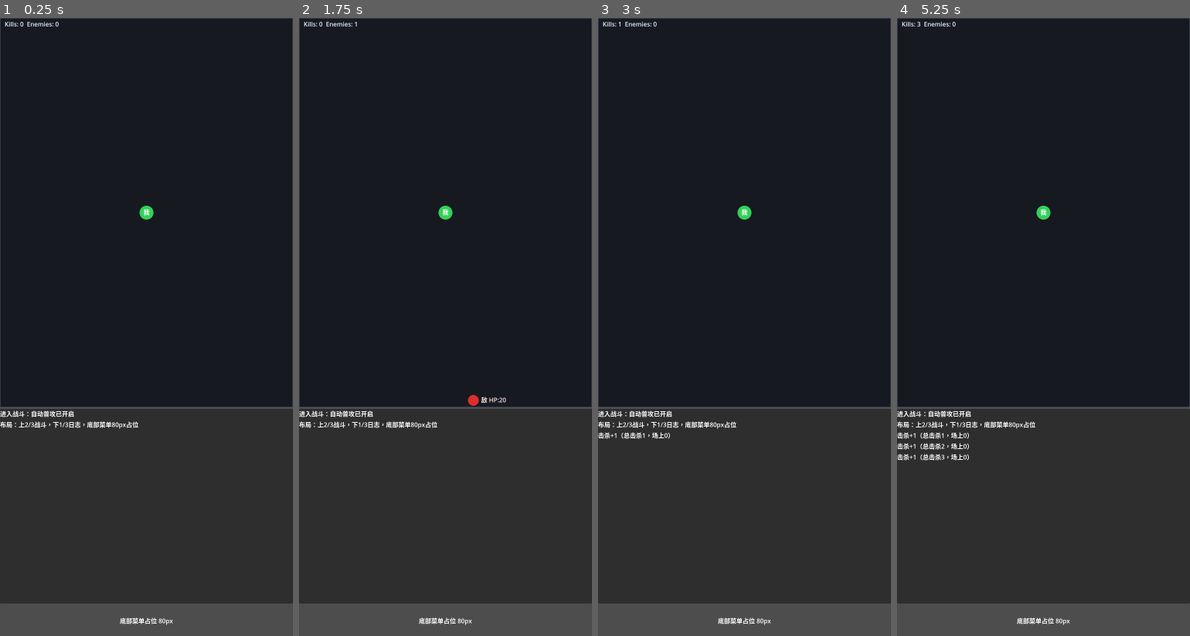
Above: before the commit, frames 1-4 (left to right).
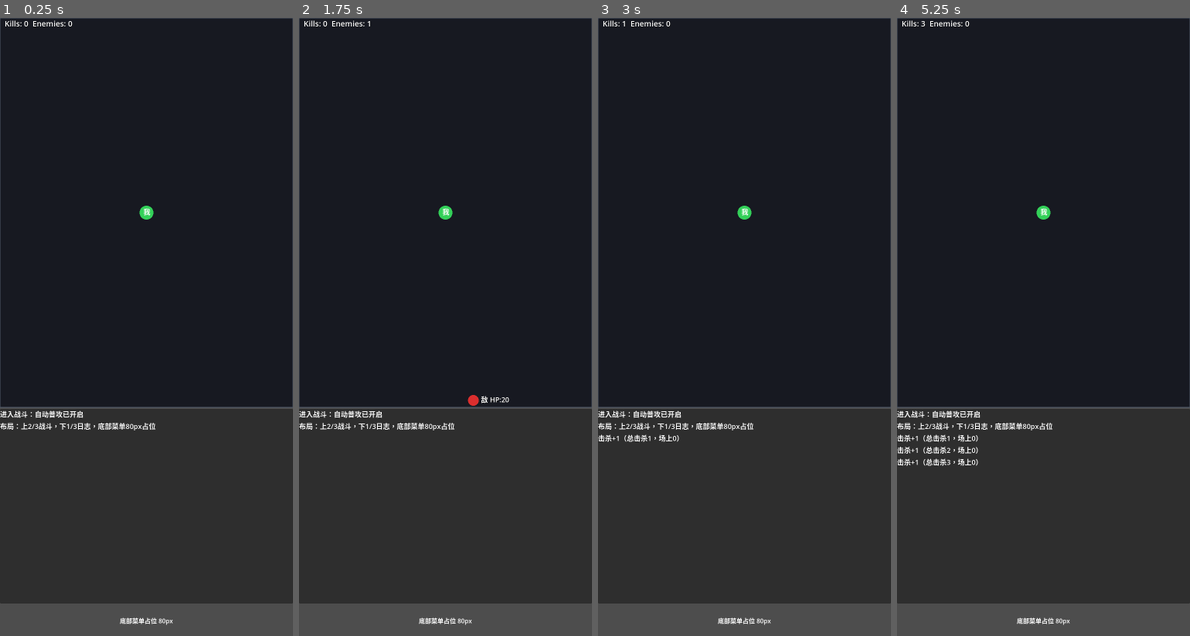
Above: after the commit, the same moments.

Repository: eat-chestnut/shanhaiidle
Game: Godot game, scene res://ui/pages/PageBattle.tscn
Two runs of this game, one before a commit and one after it. Both use one fixed random seed, a clock stepped at 60 frames per second and the inputs below.
Inputs:
- Up to frame 1 (0.25 s): no input
- Up to frame 2 (1.75 s): tap Enter at 0.5 s; tap Space at 1.25 s
- Up to frame 3 (3 s): tap Enter at 2 s; tap Space at 2.75 s
- Up to frame 4 (5.25 s): tap Enter at 4.25 s; tap Space at 5 s

The runs differ from the first frame. In frame 1, 0.8% of the frame differs, in the area x 0-54%, y 0-67%; in frame 2, 0.9%; in frame 3, 1.0%; in frame 4, 1.5%, in the area x 0-54%, y 0-73%.

Commit message:
Prompt 1.6：把 HUD/敌人文字/日志字体变清晰（加大字号 + 日志加轮廓）
请做两处修改：

1) 修改 res://ui/components/LogPanel.gd
在 append_log(text) 创建 Label 后，增加 LabelSettings 来统一提升可读性（字号 + 轮廓）：
- font_size = 18
- outline_size = 1
- outline_color = 黑色

实现要求（不要大改结构）：
- 仍然最多 220 行
- 仍然自动滚动到底部

2) 修改 res://ui/pages/BattleCanvas.gd
把 _draw() 里 draw_string 的字号从 16 提升到：
- HUD（左上角）20
- 玩家“我” 18
- 敌人“敌 HP:xx” 18

并为 HUD 和敌人文字加一个“黑色阴影”：
- 先在 (x+1,y+1) 用黑色画一次
- 再在 (x,y) 用白色画一次

验收：
- HUD 字清晰可读
- 日志字体明显更清楚
- 敌人文字不再糊

Diff:
--- a/ui/components/LogPanel.gd
+++ b/ui/components/LogPanel.gd
@@ -1,6 +1,6 @@
 extends ScrollContainer
 
-const MAX_LOGS := 200
+const MAX_LOGS := 220
 
 @onready var _log_container: VBoxContainer = $VBoxContainer
 
@@ -9,6 +9,13 @@
 	label.text = text
 	label.autowrap_mode = TextServer.AUTOWRAP_WORD_SMART
 	label.size_flags_horizontal = Control.SIZE_EXPAND_FILL
+
+	var label_settings := LabelSettings.new()
+	label_settings.font_size = 18
+	label_settings.outline_size = 1
+	label_settings.outline_color = Color.BLACK
+	label.label_settings = label_settings
+
 	_log_container.add_child(label)
 
 	var excess := _log_container.get_child_count() - MAX_LOGS
--- a/ui/pages/BattleCanvas.gd
+++ b/ui/pages/BattleCanvas.gd
@@ -1,4 +1,8 @@
 extends Control
+
+const PLAYER_LABEL_SIZE := 18
+const ENEMY_LABEL_SIZE := 18
+const HUD_LABEL_SIZE := 20
 
 var player := {
 	"pos": Vector2.ZERO,
@@ -110,7 +114,7 @@
 	var player_pos: Vector2 = player["pos"]
 	var player_radius: float = player["radius"]
 	draw_circle(player_pos, player_radius, Color(0.20, 0.82, 0.35))
-	_draw_label(player_pos + Vector2(-8, 5), "我", Color.WHITE)
+	_draw_label(player_pos + Vector2(-8, 5), "我", Color.WHITE, PLAYER_LABEL_SIZE)
 
 	var label_enemy_indices := _get_nearest_enemy_index_set(15)
 	for i in enemies.size():
@@ -120,12 +124,20 @@
 		var hp: int = enemy["hp"]
 		draw_circle(enemy_pos, enemy_radius, Color(0.86, 0.18, 0.18))
 		if label_enemy_indices.has(i):
-			_draw_label(enemy_pos + Vector2(enemy_radius + 6.0, 5.0), "敌 HP:%d" % hp, Color(1.0, 0.90, 0.90))
+			_draw_label(
+				enemy_pos + Vector2(enemy_radius + 6.0, 5.0),
+				"敌 HP:%d" % hp,
+				Color.WHITE,
+				ENEMY_LABEL_SIZE,
+				true
+			)
 
 	_draw_label(
 		Vector2(12, 22),
 		"Kills: %d  Enemies: %d" % [kills, enemies.size()],
-		Color(0.90, 0.95, 1.0)
+		Color.WHITE,
+		HUD_LABEL_SIZE,
+		true
 	)
 
 func _get_nearest_enemy_index_set(limit: int) -> Dictionary:
@@ -151,10 +163,28 @@
 		label_indices[int(distance_pairs[i]["idx"])] = true
 	return label_indices
 
-func _draw_label(pos: Vector2, text: String, color: Color) -> void:
+func _draw_label(
+	pos: Vector2,
+	text: String,
+	color: Color,
+	font_size: int,
+	with_shadow: bool = false
+) -> void:
 	var font := get_theme_default_font()
-	var font_size := get_theme_default_font_size()
 	if font == null:
 		font = ThemeDB.fallback_font
-		font_size = ThemeDB.fallback_font_size
+	if font_size <= 0:
+		font_size = get_theme_default_font_size()
+		if font_size <= 0:
+			font_size = ThemeDB.fallback_font_size
+	if with_shadow:
+		draw_string(
+			font,
+			pos + Vector2(1, 1),
+			text,
+			HORIZONTAL_ALIGNMENT_LEFT,
+			-1,
+			font_size,
+			Color.BLACK
+		)
 	draw_string(font, pos, text, HORIZONTAL_ALIGNMENT_LEFT, -1, font_size, color)
